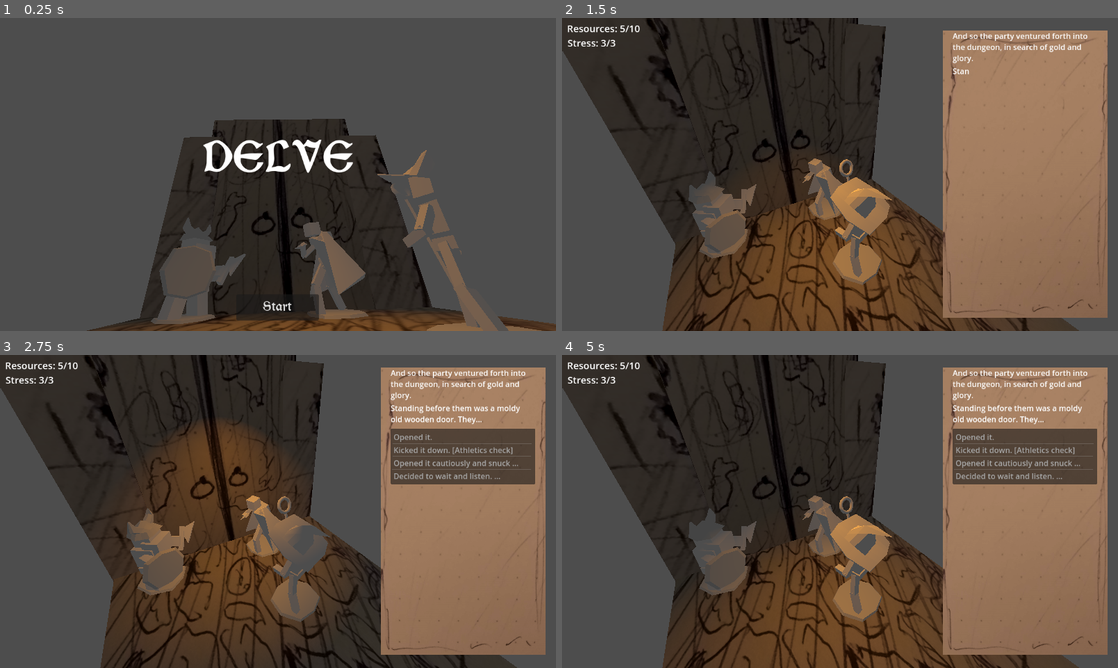
Above: before the commit, frames 1-4 (two rows, left to right).
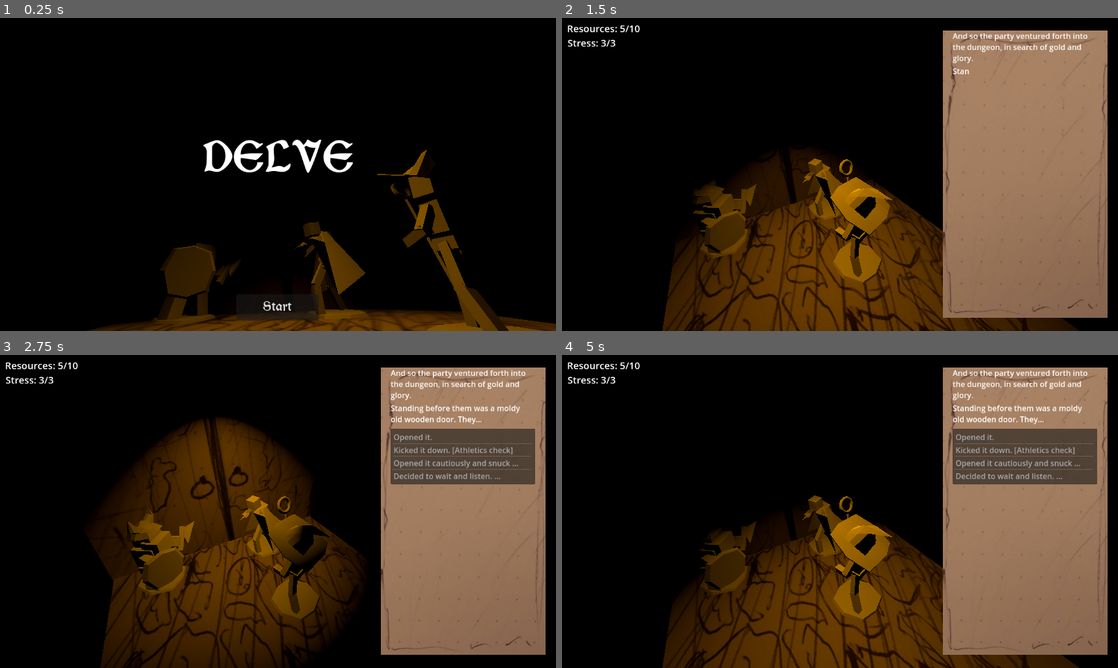
Above: after the commit, the same moments.

Repository: Jollista/Brackeys-Jam-2024.1
Game: Godot game, scene res://Dialogue/Encounters/end_scene.tscn
The game is run twice, just before and just after one commit, with the same random seed, the same clock (stepped at 60 frames per second) and the same inputs. The engine's default icon, where the game draws it, is replaced by a stand-in: a white triangle on a blue panel in a dark square.
Inputs (mouse positions are in pixels of both pictures, inside the frame that each line leads up to):
- Up to frame 1 (0.25 s): no input
- Up to frame 2 (1.5 s): click "Start" at 0.5 s; move the mouse to (962, 158) at 1.27 s; click (962, 158) at 1.35 s
- Up to frame 3 (2.75 s): move the mouse to (166, 527) at 2.02 s; click (166, 527) at 2.1 s
- Up to frame 4 (5 s): move the mouse to (895, 442) at 2.77 s; click (895, 442) at 2.85 s; move the mouse to (812, 574) at 3.52 s; click (812, 574) at 3.6 s; move the mouse to (1006, 558) at 4.27 s; click (1006, 558) at 4.35 s

The runs differ from the first frame. In frame 1, 95% of the frame differs, in the area x 0-100%, y 0-100%; in frame 2, 66%; in frame 3, 66%; in frame 4, 66%.

Commit message:
Darkened world environment, set to custom color black

Diff:
--- a/Dialogue/Encounters/encounter1.tscn
+++ b/Dialogue/Encounters/encounter1.tscn
@@ -17,6 +17,7 @@
 [ext_resource type="AudioStream" uid="uid://c3aay0f64i4yd" path="res://Assets/Music/mists-in-the-elven-lands-127808.mp3" id="15_w2lwq"]
 
 [sub_resource type="Environment" id="Environment_7f3yn"]
+background_mode = 1
 volumetric_fog_enabled = true
 volumetric_fog_density = 0.0105
 
--- a/Dialogue/Encounters/encounter2test.tscn
+++ b/Dialogue/Encounters/encounter2test.tscn
@@ -18,6 +18,7 @@
 [ext_resource type="AudioStream" uid="uid://chk7pwckxqijk" path="res://Assets/Music/o-recinto-amaldicoado-189324.mp3" id="16_0uu1q"]
 
 [sub_resource type="Environment" id="Environment_oan7e"]
+background_mode = 1
 volumetric_fog_enabled = true
 volumetric_fog_density = 0.0105
 
--- a/Dialogue/Encounters/end_scene.tscn
+++ b/Dialogue/Encounters/end_scene.tscn
@@ -11,6 +11,7 @@
 [ext_resource type="AudioStream" uid="uid://c3aay0f64i4yd" path="res://Assets/Music/mists-in-the-elven-lands-127808.mp3" id="8_cc6ei"]
 
 [sub_resource type="Environment" id="Environment_flhmj"]
+background_mode = 1
 volumetric_fog_enabled = true
 volumetric_fog_density = 0.0105
 
Not shown, changed: export_presets.cfg
